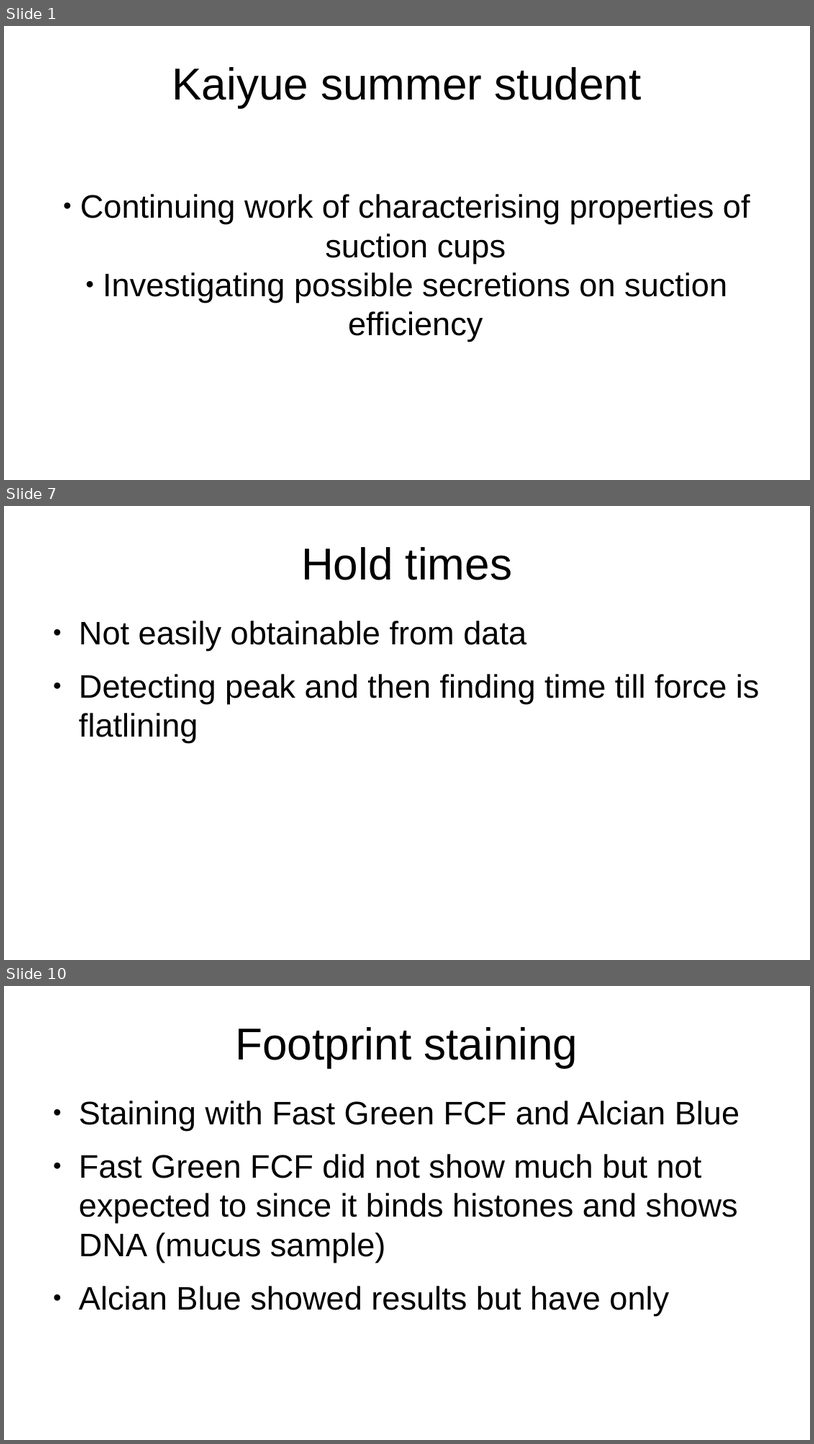
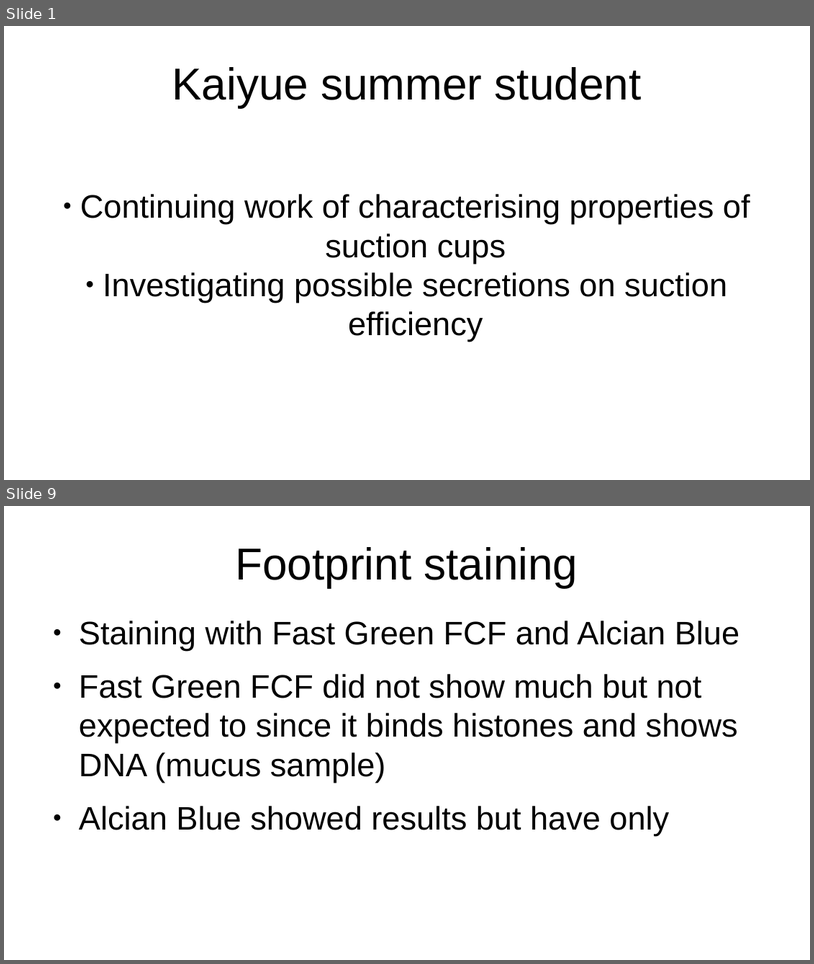
Before and after one commit to bananaturtlesandwich/beetle, a slide deck: presentation.odp. Shown one above the other, each under a label of ours: slides 1, 7 and 10 before the commit, slides 1 and 9 after it; the slides between them are not shown. The pictures are 814x1444 and 814x964 pixels, drawn with LibreOffice and Linux fonts; fonts in the diff are those of the drawing. Boxes give left, top, right and bottom in pixels: in the first picture for what was removed or moved away, otherwise in the second. Text is boxed around its words. In the diff, an @@ line names an element or a change of style, - is before the commit and + after.

```diff
--- a/presentation.odp
+++ b/presentation.odp
@@ slide 7 removed at (x1=4, y1=506, x2=810, y2=960), background #FFFFFF @@
@@ title removed at (x1=301, y1=547, x2=512, y2=580) @@
-Hold times
@@ text removed at (x1=79, y1=620, x2=760, y2=743) @@
-● Not easily obtainable from data
-● Detecting peak and then finding time till force is flatlining
@@ what was slide 10 is now slide 9 @@
```
Also in this commit, not shown: 2 slides changed, 6 slides added, 5 other slides removed, 14 other files.
